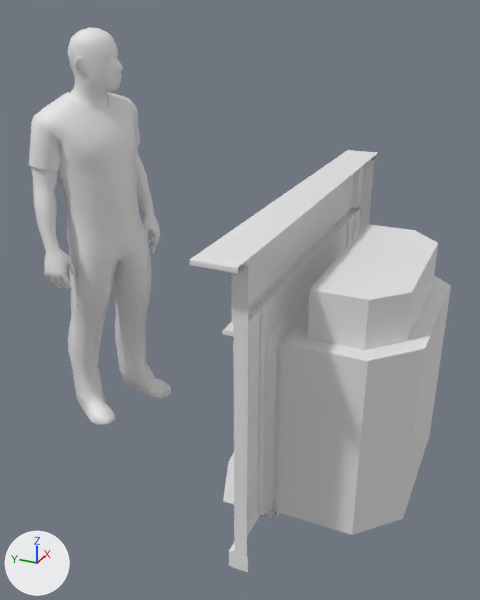
A saved change to the Blender file _ART/Blender/LivingRoom/SM_FirePlace.blend.
Camera for both pictures: a camera (50 mm lens) standing at (-2.45, -0.72, 1.93) and looking at (-0.06, 0.35, 0.74). Lighting does not change. The marker at lower left points along +X, +Y and +Z. Materials are left out; every surface is plain grey.

In view in the first picture: 'Foyer', 'FoyerBack', 'HumanRef'.
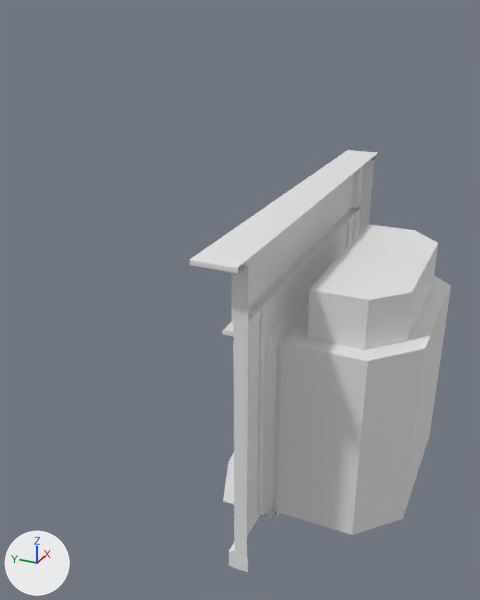
Boxes [x1, y1, x2, y2] around the edits, measured in the pictures (480 x 600 px):
'HumanRef', hidden: before [29, 27, 171, 425]

What changed in the scene script:
```text
Change ob_humanref:
    add ob_humanref.hide_set(True)
```
